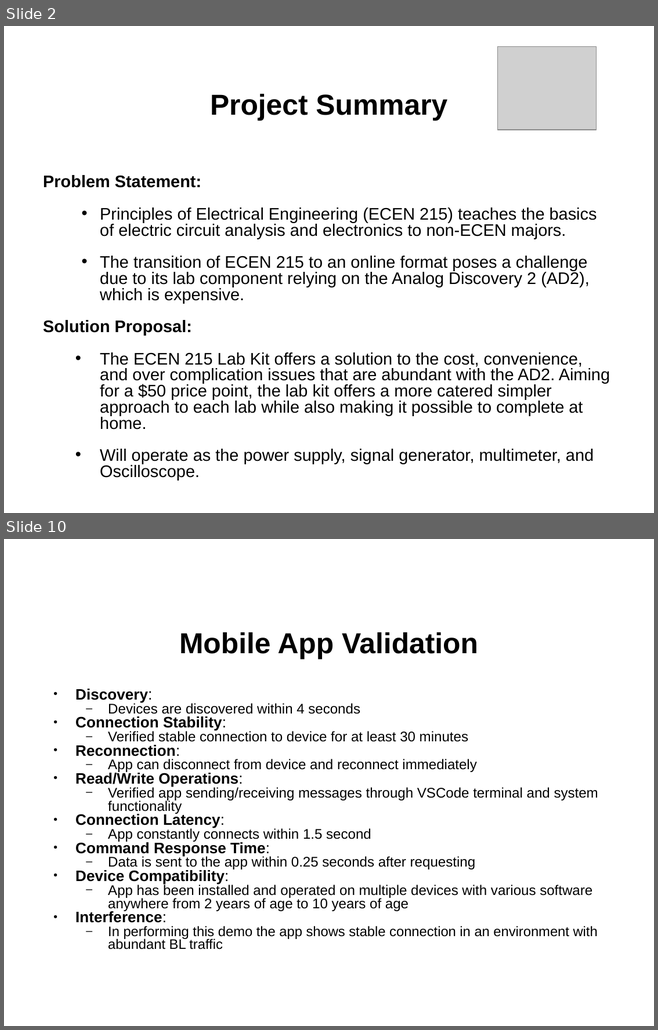
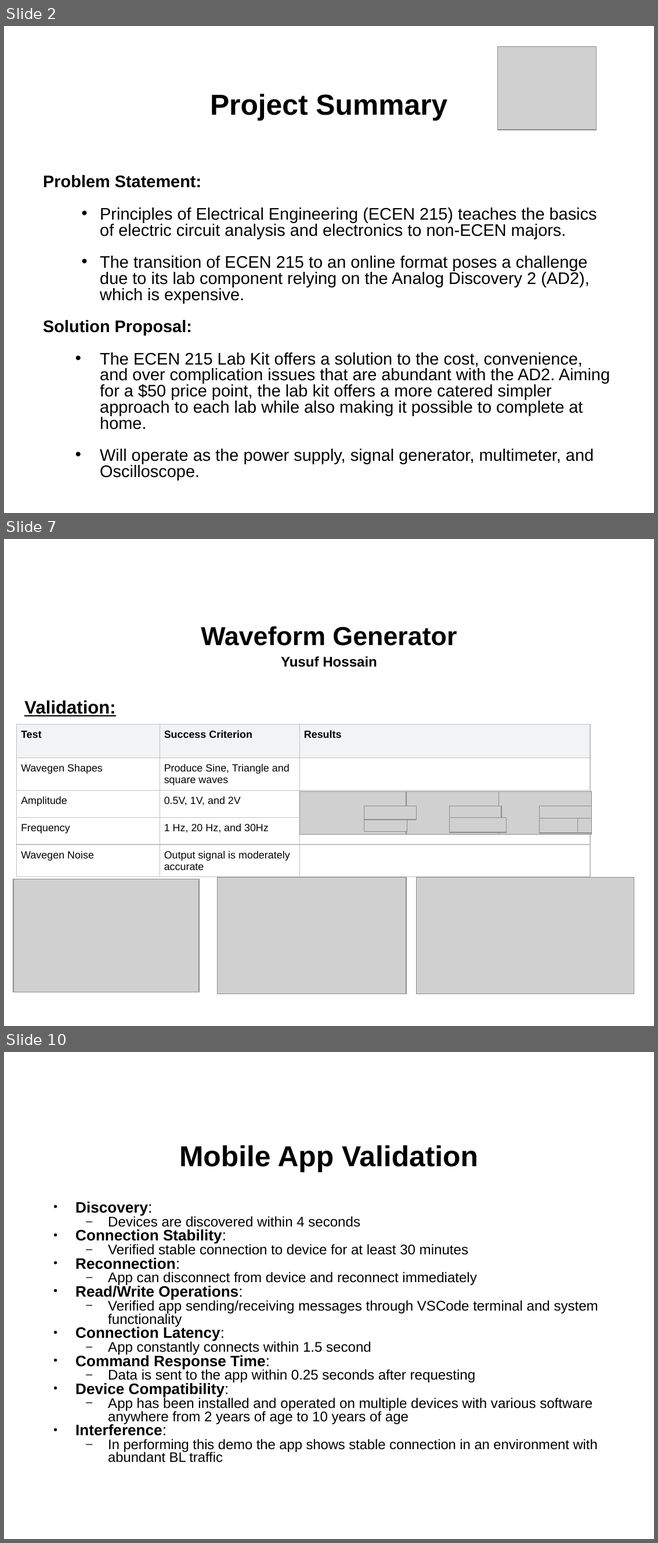
Before and after one commit to l-diazsantini/ECEN215LabKit, a slide deck: Documents/ECEN 404/Virtual Project Showcase.pptx. Shown one above the other, each under a label of ours: slides 2 and 10 before the commit, slides 2, 7 and 10 after it; the slides between them are not shown. The pictures are 658x1030 and 658x1543 pixels, drawn with LibreOffice and Linux fonts; fonts in the diff are those of the drawing; grey boxes stand for pictures; background and template pictures are left out. Boxes give left, top, right and bottom in pixels: in the first picture for what was removed or moved away, otherwise in the second. Text is boxed around its words. In the diff, an @@ line names an element or a change of style, - is before the commit and + after.

```diff
--- a/Documents/ECEN 404/Virtual Project Showcase.pptx
+++ b/Documents/ECEN 404/Virtual Project Showcase.pptx
@@ slide 7 added at (x1=4, y1=539, x2=654, y2=1026), background picture (left out) @@
@@ title added at (x1=201, y1=626, x2=456, y2=667), 28.8 pt, text #000000, bold @@
+Waveform Generator
+Yusuf Hossain
@@ text added at (x1=24, y1=700, x2=115, y2=716), 20 pt, text #000000, bold, underline @@
+Validation:
@@ table added at (x1=16, y1=724, x2=589, y2=937), 5 rows, 3 columns @@
+Test | Success Criterion | Results
+Wavegen Shapes | Produce Sine, Triangle and square waves | 
+Amplitude | 0.5V, 1V, and 2V | 
+Frequency | 1 Hz, 20 Hz, and 30Hz | 
+Wavegen Noise | Output signal is moderately accurate | 
@@ picture added at (x1=300, y1=792, x2=407, y2=835) @@
@@ picture added at (x1=406, y1=792, x2=499, y2=835) @@
@@ picture added at (x1=498, y1=792, x2=591, y2=835) @@
@@ picture added at (x1=364, y1=806, x2=416, y2=820) @@
@@ picture added at (x1=449, y1=806, x2=501, y2=819) @@
@@ picture added at (x1=539, y1=806, x2=591, y2=820) @@
@@ picture added at (x1=364, y1=820, x2=407, y2=831) @@
@@ picture added at (x1=449, y1=817, x2=506, y2=832) @@
@@ picture added at (x1=539, y1=819, x2=578, y2=833) @@
@@ picture added at (x1=553, y1=819, x2=591, y2=833) @@
@@ picture added at (x1=13, y1=879, x2=199, y2=993) @@
@@ picture added at (x1=217, y1=878, x2=406, y2=994) @@
@@ picture added at (x1=416, y1=878, x2=633, y2=994) @@
```
Also in this commit, not shown: 2 slides changed, 10 other slides added, 10 slides removed.
